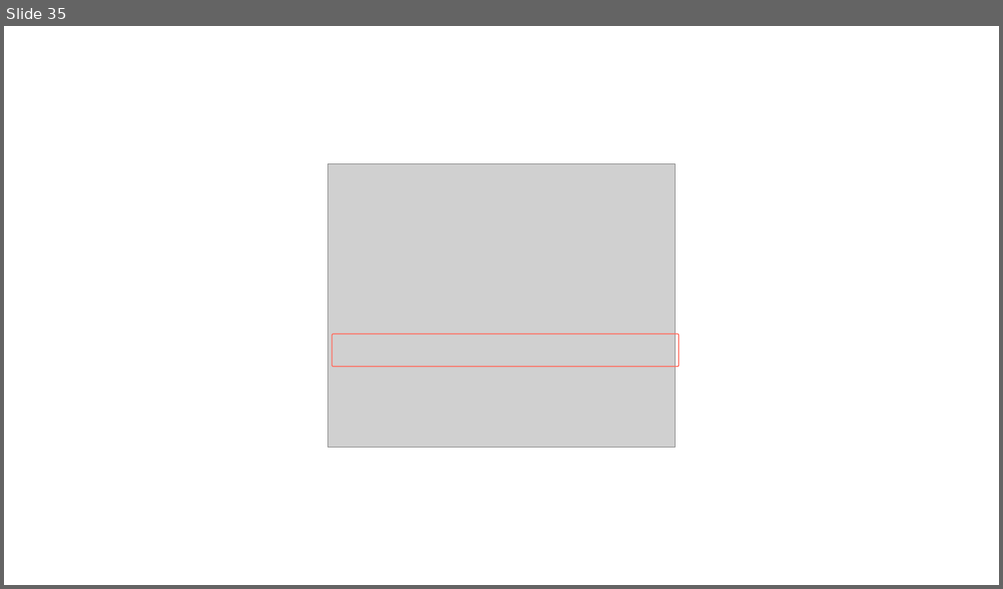
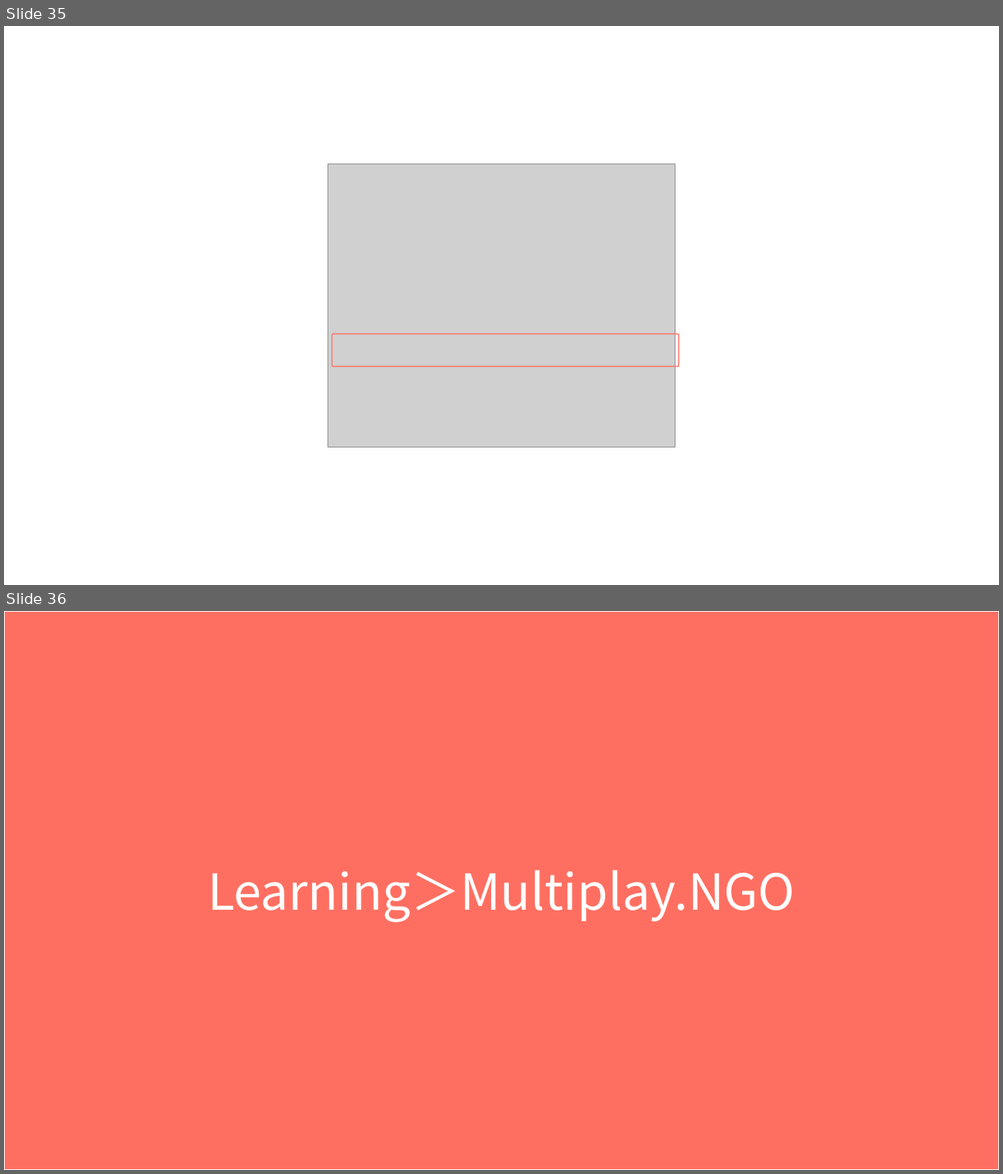
Before and after one commit to extreal-dev/Extreal.Guide, a slide deck: work/work.pptx. Shown one above the other, each under a label of ours: slide 35 before the commit, slides 35 and 36 after it. The pictures are 1003x589 and 1003x1174 pixels, drawn with LibreOffice and Linux fonts; fonts in the diff are those of the drawing; grey boxes stand for pictures. Boxes give left, top, right and bottom in pixels: in the first picture for what was removed or moved away, otherwise in the second. Text is boxed around its words. In the diff, an @@ line names an element or a change of style, - is before the commit and + after.

Commit message:
Learning.NGOのパワポを反映

```diff
--- a/work/work.pptx
+++ b/work/work.pptx
@@ slide 36 added at box(4, 611, 999, 1170), background #FFFFFF @@
@@ rectangle added at box(4, 611, 999, 1170), fill #FF6F61, outline #FFFFFF 1 pt, 48 pt, text #FFFFFF @@
+Learning＞Multiplay.NGO
```
Also in this commit, not shown: 9 other slides added.
